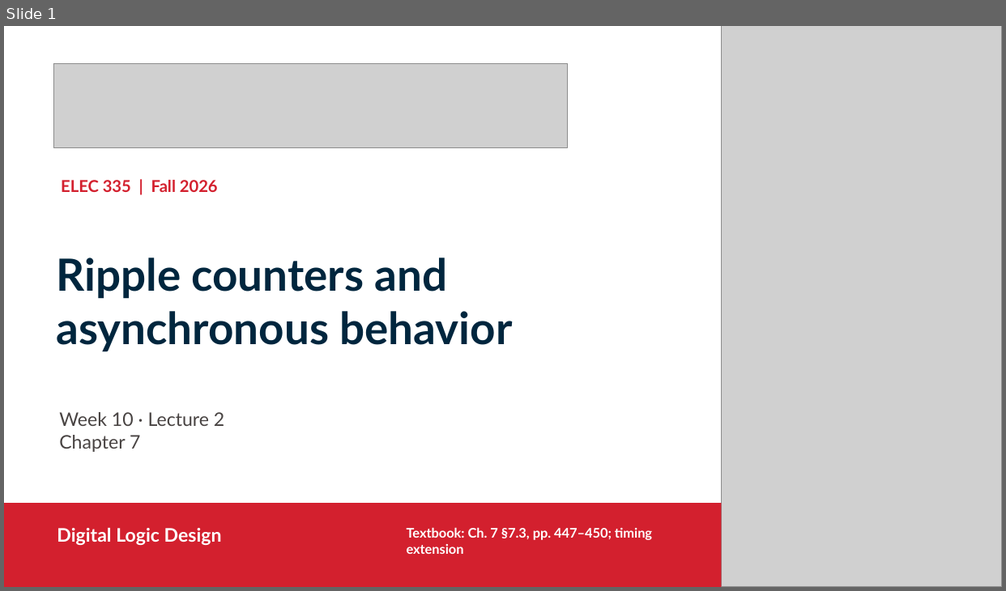
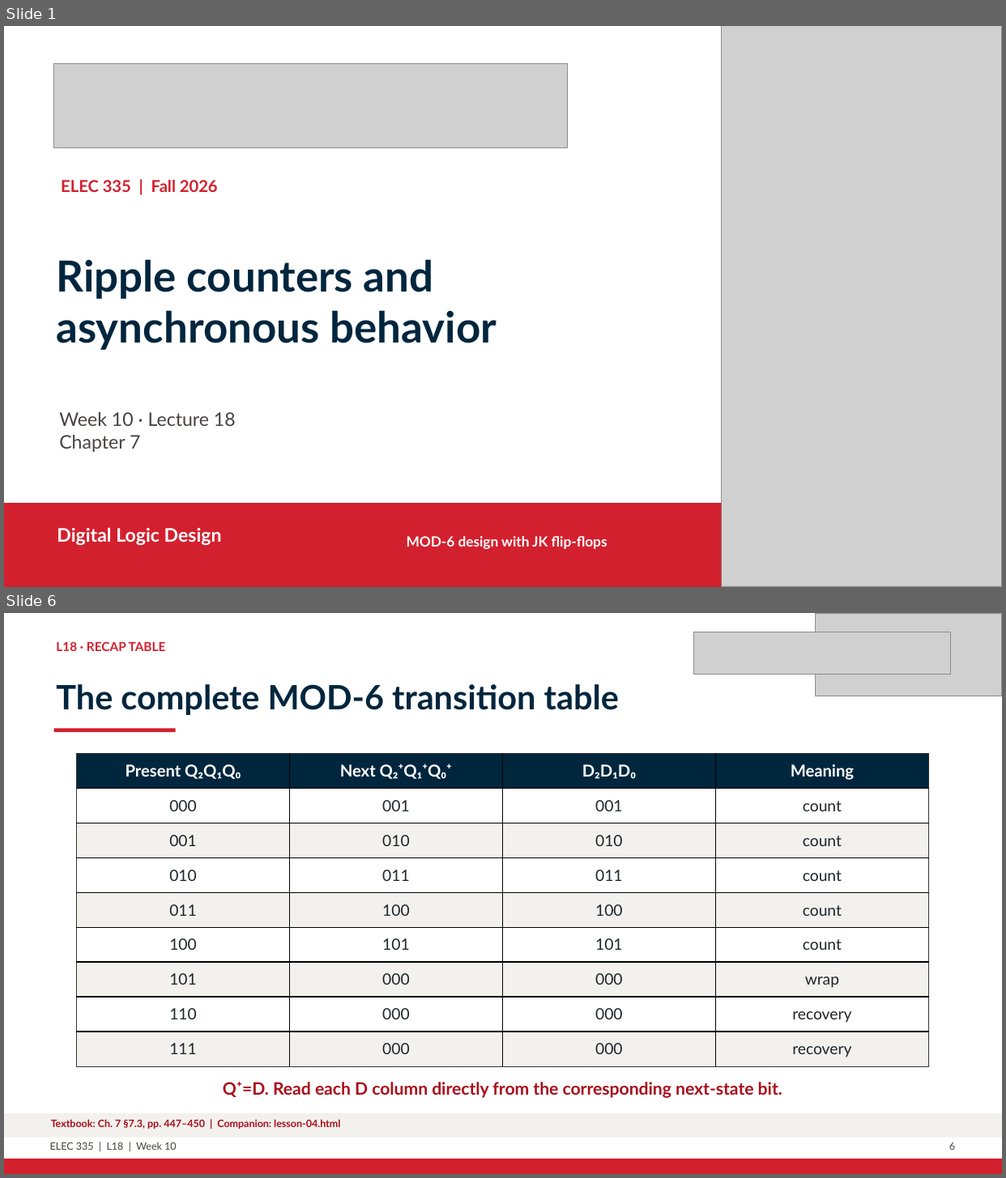
Before and after one commit to shujaansari/elec335-sequential, a slide deck: Slides_Course_Continuation_2026/L18_W10_asynchronous_timing_Continuation.pptx. Shown one above the other, each under a label of ours: slide 1 before the commit, slides 1 and 6 after it; the slides between them are not shown. The pictures are 1006x591 and 1006x1178 pixels, drawn with LibreOffice and Linux fonts; fonts in the diff are those of the drawing; grey boxes stand for pictures. Boxes give left, top, right and bottom in pixels: in the first picture for what was removed or moved away, otherwise in the second. Text is boxed around its words. In the diff, an @@ line names an element or a change of style, - is before the commit and + after.

Commit message:
Refresh Lecture 18 MOD-6 ripple counter lesson

```diff
--- a/Slides_Course_Continuation_2026/L18_W10_asynchronous_timing_Continuation.pptx
+++ b/Slides_Course_Continuation_2026/L18_W10_asynchronous_timing_Continuation.pptx
@@ slide 6 added at box(4, 613, 1002, 1174), background #FFFFFF @@
@@ picture added at box(693, 632, 950, 674) @@
@@ picture added at box(816, 613, 1002, 696) @@
@@ text added at box(56, 641, 166, 651), 12 pt, text #D3202E, bold @@
+L18 · RECAP TABLE
@@ text added at box(56, 684, 619, 715), 32.2 pt, text #00263E, bold @@
+The complete MOD-6 transition table
@@ rectangle added at box(54, 728, 176, 732), fill #D3202E @@
@@ table added at box(77, 754, 930, 1067), 9 rows, 4 columns @@
+Present Q₂Q₁Q₀ | Next Q₂⁺Q₁⁺Q₀⁺ | D₂D₁D₀ | Meaning
+000 | 001 | 001 | count
+001 | 010 | 010 | count
+010 | 011 | 011 | count
+011 | 100 | 100 | count
+100 | 101 | 101 | count
+101 | 000 | 000 | wrap
+110 | 000 | 000 | recovery
+111 | 000 | 000 | recovery
@@ text added at box(223, 1082, 782, 1098), 16.5 pt, text #A90F1C, bold @@
+Q⁺=D. Read each D column directly from the corresponding next-state bit.
@@ rectangle added at box(4, 1114, 1002, 1138), fill #F3F1ED @@
@@ text added at box(51, 1119, 340, 1129), 9.8 pt, text #A90F1C, bold @@
+Textbook: Ch. 7 §7.3, pp. 447–450 | Companion: lesson-04.html
@@ text added at box(50, 1143, 177, 1150), 9.8 pt, text #484342 @@
+ELEC 335 | L18 | Week 10
@@ text added at box(949, 1143, 955, 1150), 9.8 pt, text #484342 @@
+6
@@ rectangle added at box(4, 1159, 1002, 1174), fill #D3202E @@
@@ slide 1 changed as well @@
@@ text at box(56, 259, 496, 350): text changed; size 42.8 to 41.2 pt @@
-Ripple counters and asynchronous behavior
+Ripple counters and
+asynchronous behavior
@@ text at box(59, 412, 236, 426): text changed @@
-Week 10 · Lecture 2
+Week 10 · Lecture 18
@@ text at box(407, 536, 607, 549): text changed; size 12.8 to 13.5 pt @@
-Textbook: Ch. 7 §7.3, pp. 447–450; timing extension
+MOD-6 design with JK flip-flops
```
Also in this commit, not shown: 1 other slide changed, 21 other slides added, 17 slides removed, 6 other files.
